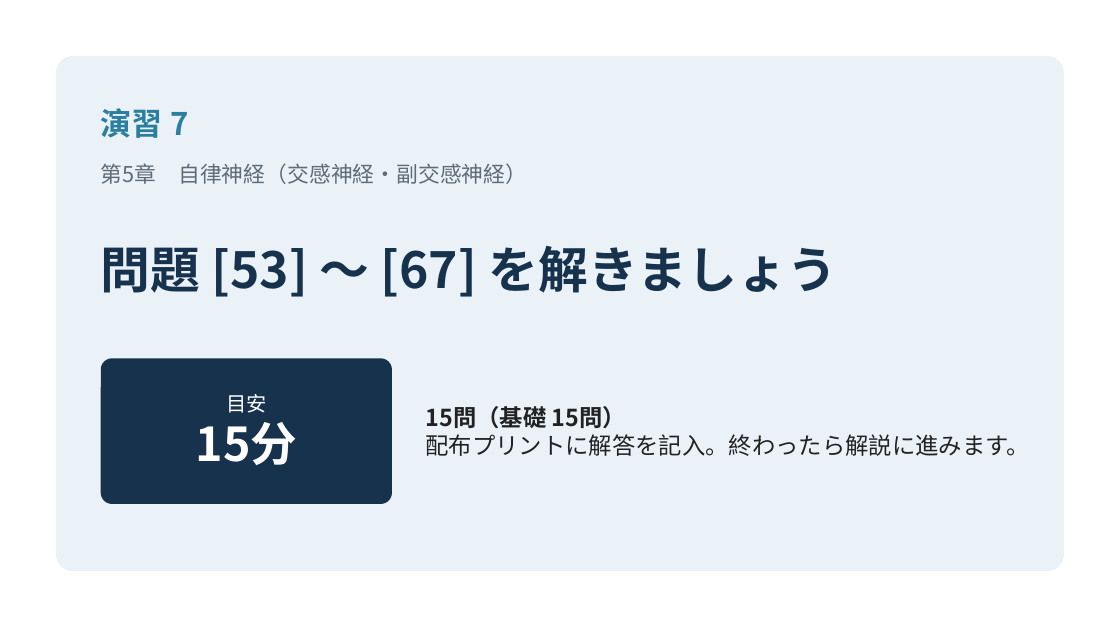
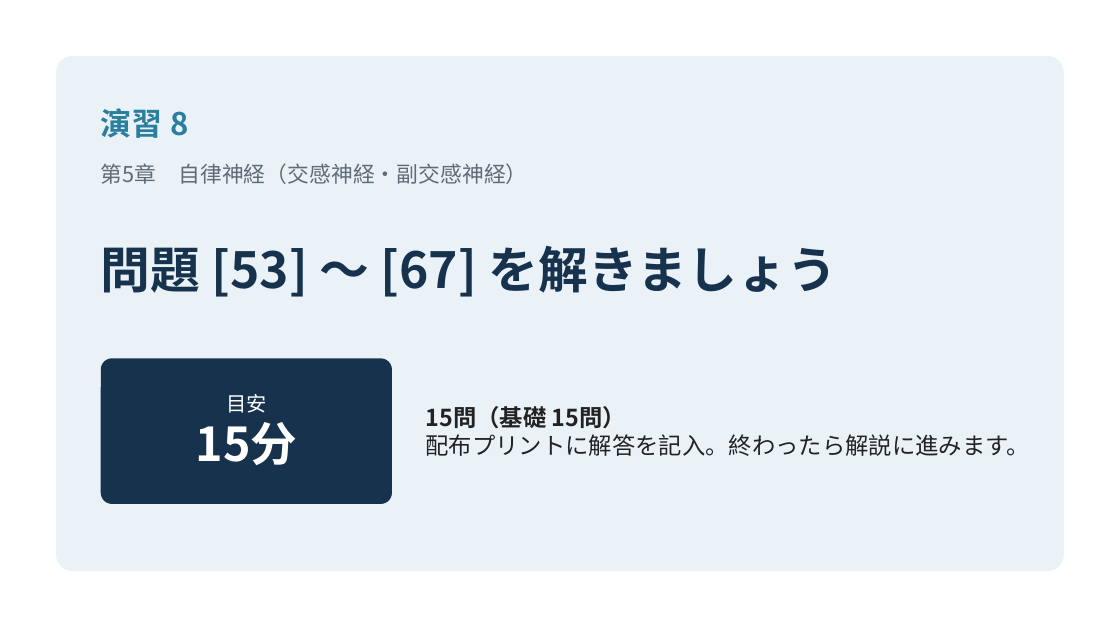
Before and after one commit to snowlife0211-pixel/bookish-fishstick, a slide deck: slide 132 of materials/神経系 総合演習_解説（統合版）.pptx (slide 130 before the commit). Drawn at 1120x630 pixels with LibreOffice and Linux fonts; fonts in the diff are those of the drawing. Boxes give left, top, right and bottom in pixels: in the first picture for what was removed or moved away, otherwise in the second. Text is boxed around its words. In the diff, an @@ line names an element or a change of style, - is before the commit and + after.

```diff
--- a/materials/神経系 総合演習_解説（統合版）.pptx
+++ b/materials/神経系 総合演習_解説（統合版）.pptx
@@ text at (x1=101, y1=108, x2=188, y2=138): text changed @@
-演習 7
+演習 8
```
Also in this commit, not shown: 7 other slides changed, 2 slides added, 2 other files.
